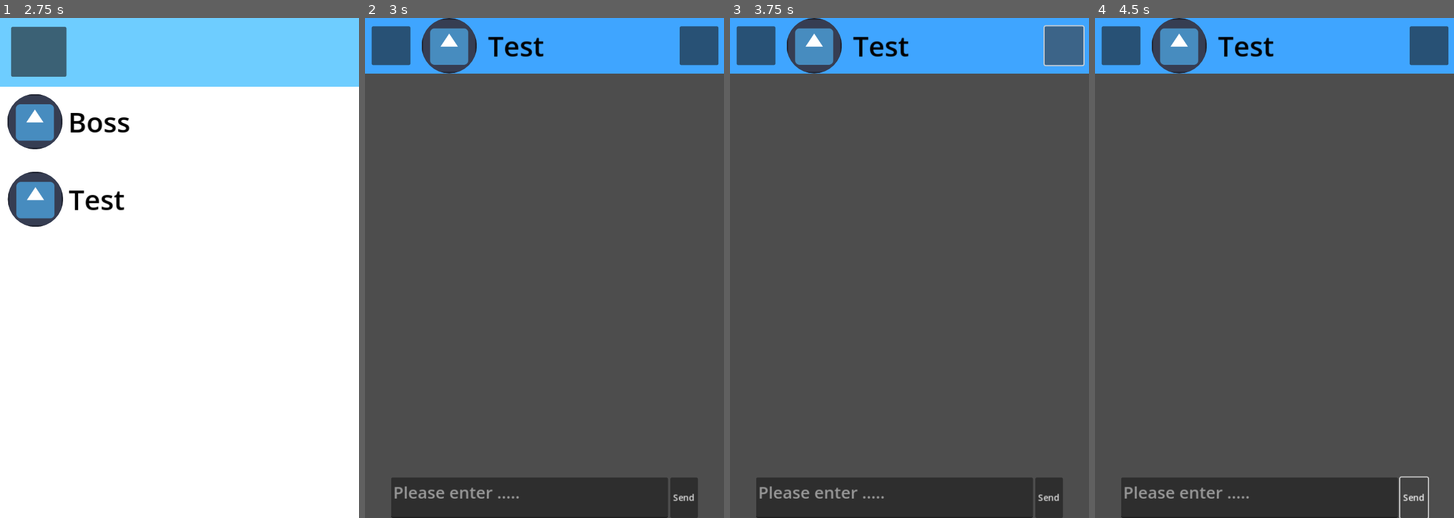
Above: before the commit, frames 1-4 (left to right).
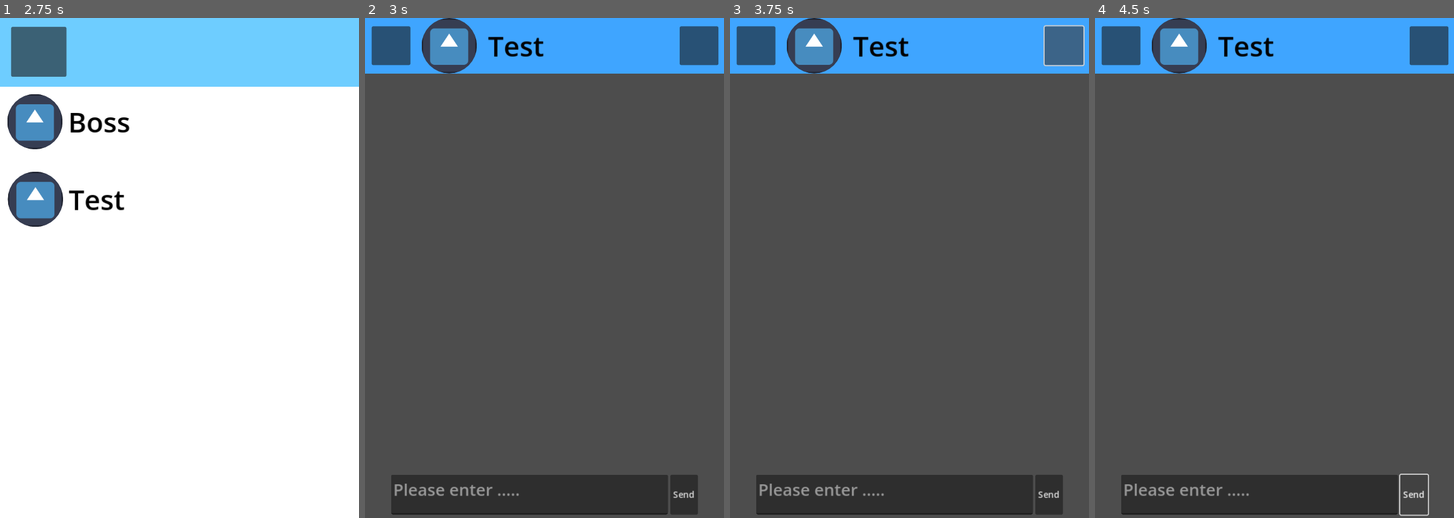
Above: after the commit, the same moments.

Repository: LOJINKAI/fyp-test
Game: Godot game, scene res://scene/main.tscn
Same seed, same stepped clock (60 frames per second), same inputs: the game is played once before the commit and once after it. The engine's default icon, where the game draws it, is replaced by a stand-in: a white triangle on a blue panel in a dark square.
Inputs (mouse positions are in pixels of both pictures, inside the frame that each line leads up to):
- Up to frame 1 (2.75 s): click (183, 268) at 0.5 s; click (3, 18) at 1.25 s; click (71, 88) at 2 s
- Up to frame 2 (3 s): click (540, 123) at 2.75 s
- Up to frame 3 (3.75 s): click (1063, 48) at 3.5 s
- Up to frame 4 (4.5 s): click "Send" at 4.25 s

Frame 1 is identical in both runs. In frame 2, 1.4% of the frame differs, in the area x 7-93%, y 91-100%; in frame 3, 1.4%; in frame 4, 1.4%, in the area x 7-94%, y 91-100%.

Commit message:
initial success

Diff:
--- a/gd/ai_chat.gd
+++ b/gd/ai_chat.gd
@@ -4,13 +4,13 @@
 
 const BUBBLE_SCENE = preload("res://scene/MessageBubble.tscn") # 载入你做的气泡场景
 
-@onready var message_list = $body/VBoxContainer
-@onready var input_text = $footer/TextEdit
-
-
-@onready var input_box := $"footer/TextEdit"
-@onready var output_box := $"Label"
-@onready var send_button := $"footer/send"
+@onready var message_list = $main/body/VBoxContainer
+@onready var input_text = $"main/footer/TextEdit"
+
+
+@onready var input_box := $"main/footer/TextEdit"
+
+@onready var send_button := $"main/footer/send"
 
 var http := HTTPRequest.new()
 var typing_timer: Timer
@@ -72,8 +72,8 @@
 
 	var npc_name = Global.current_chat_name
 
-	$header/HBoxContainer/Label.text = npc_name
-	$header/HBoxContainer/PanelContainer/photo.texture = Global.current_chat_avatar
+	$main/header/HBoxContainer/name.text = npc_name
+	$main/header/HBoxContainer/PanelContainer/photo.texture = Global.current_chat_avatar
 
 
 	var npc_prompt = Global.npc_prompt.get(npc_name)
@@ -136,7 +136,7 @@
 func scroll_to_bottom():
 	# 等待一帧，让 UI 节点完成重新排版后再滚动
 	await get_tree().process_frame
-	var scroll_container = $body # 确保这是你的 ScrollContainer 路径
+	var scroll_container = $main/body # 确保这是你的 ScrollContainer 路径
 	scroll_container.scroll_vertical = scroll_container.get_v_scroll_bar().max_value
 
 
--- a/scene/ai_chat.tscn
+++ b/scene/ai_chat.tscn
@@ -11,7 +11,8 @@
 corner_radius_bottom_right = 1024
 corner_radius_bottom_left = 1024
 
-[node name="AIChat" type="VBoxContainer"]
+[node name="AIChat" type="Control"]
+layout_mode = 3
 anchors_preset = 15
 anchor_right = 1.0
 anchor_bottom = 1.0
@@ -19,24 +20,29 @@
 grow_vertical = 2
 script = ExtResource("1_t8bx0")
 
-[node name="header" type="PanelContainer" parent="."]
+[node name="main" type="VBoxContainer" parent="."]
+layout_mode = 2
+offset_right = 648.0
+offset_bottom = 896.0
+
+[node name="header" type="PanelContainer" parent="main"]
 custom_minimum_size = Vector2(0, 100)
 layout_mode = 2
 theme_override_styles/panel = SubResource("StyleBoxFlat_y72x2")
 
-[node name="HBoxContainer" type="HBoxContainer" parent="header"]
+[node name="HBoxContainer" type="HBoxContainer" parent="main/header"]
 layout_mode = 2
 mouse_filter = 2
 theme_override_constants/separation = 20
 
-[node name="quit" type="Button" parent="header/HBoxContainer"]
+[node name="quit" type="Button" parent="main/header/HBoxContainer"]
 custom_minimum_size = Vector2(70, 70)
 layout_mode = 2
 size_flags_horizontal = 10
 size_flags_vertical = 4
 size_flags_stretch_ratio = 1.18
 
-[node name="PanelContainer" type="PanelContainer" parent="header/HBoxContainer"]
+[node name="PanelContainer" type="PanelContainer" parent="main/header/HBoxContainer"]
 clip_children = 1
 custom_minimum_size = Vector2(100, 100)
 layout_direction = 1
@@ -47,51 +53,51 @@
 mouse_filter = 2
 theme_override_styles/panel = SubResource("StyleBoxFlat_0wkvk")
 
-[node name="photo" type="TextureRect" parent="header/HBoxContainer/PanelContainer"]
+[node name="photo" type="TextureRect" parent="main/header/HBoxContainer/PanelContainer"]
 layout_mode = 2
 mouse_filter = 2
 expand_mode = 1
 
-[node name="Label" type="Label" parent="header/HBoxContainer"]
+[node name="name" type="Label" parent="main/header/HBoxContainer"]
 layout_mode = 2
 size_flags_horizontal = 2
 size_flags_stretch_ratio = 4.69
 theme_override_colors/font_color = Color(0, 0, 0, 1)
 theme_override_font_sizes/font_size = 50
 
-[node name="clear" type="Button" parent="header/HBoxContainer"]
+[node name="clear" type="Button" parent="main/header/HBoxContainer"]
 custom_minimum_size = Vector2(70, 70)
 layout_mode = 2
 size_flags_horizontal = 2
 size_flags_vertical = 4
 size_flags_stretch_ratio = 1.15
 
-[node name="body" type="ScrollContainer" parent="."]
+[node name="body" type="ScrollContainer" parent="main"]
 layout_mode = 2
 size_flags_vertical = 3
 
-[node name="VBoxContainer" type="VBoxContainer" parent="body"]
+[node name="VBoxContainer" type="VBoxContainer" parent="main/body"]
 layout_mode = 2
 size_flags_horizontal = 3
 
-[node name="footer" type="HBoxContainer" parent="."]
+[node name="footer" type="HBoxContainer" parent="main"]
 layout_mode = 2
 size_flags_horizontal = 4
 size_flags_vertical = 3
 size_flags_stretch_ratio = 0.1
 
-[node name="TextEdit" type="TextEdit" parent="footer"]
+[node name="TextEdit" type="TextEdit" parent="main/footer"]
 custom_minimum_size = Vector2(500, 0)
 layout_mode = 2
 theme_override_font_sizes/font_size = 30
 placeholder_text = "Please enter ....."
 wrap_mode = 1
 
-[node name="send" type="Button" parent="footer"]
+[node name="send" type="Button" parent="main/footer"]
 custom_minimum_size = Vector2(50, 50)
 layout_mode = 2
 text = "Send"
 
-[connection signal="pressed" from="header/HBoxContainer/quit" to="." method="_on_quit_pressed"]
-[connection signal="pressed" from="header/HBoxContainer/clear" to="." method="_on_clear_pressed"]
-[connection signal="pressed" from="footer/send" to="." method="_on_send_pressed"]
+[connection signal="pressed" from="main/header/HBoxContainer/quit" to="." method="_on_quit_pressed"]
+[connection signal="pressed" from="main/header/HBoxContainer/clear" to="." method="_on_clear_pressed"]
+[connection signal="pressed" from="main/footer/send" to="." method="_on_send_pressed"]
